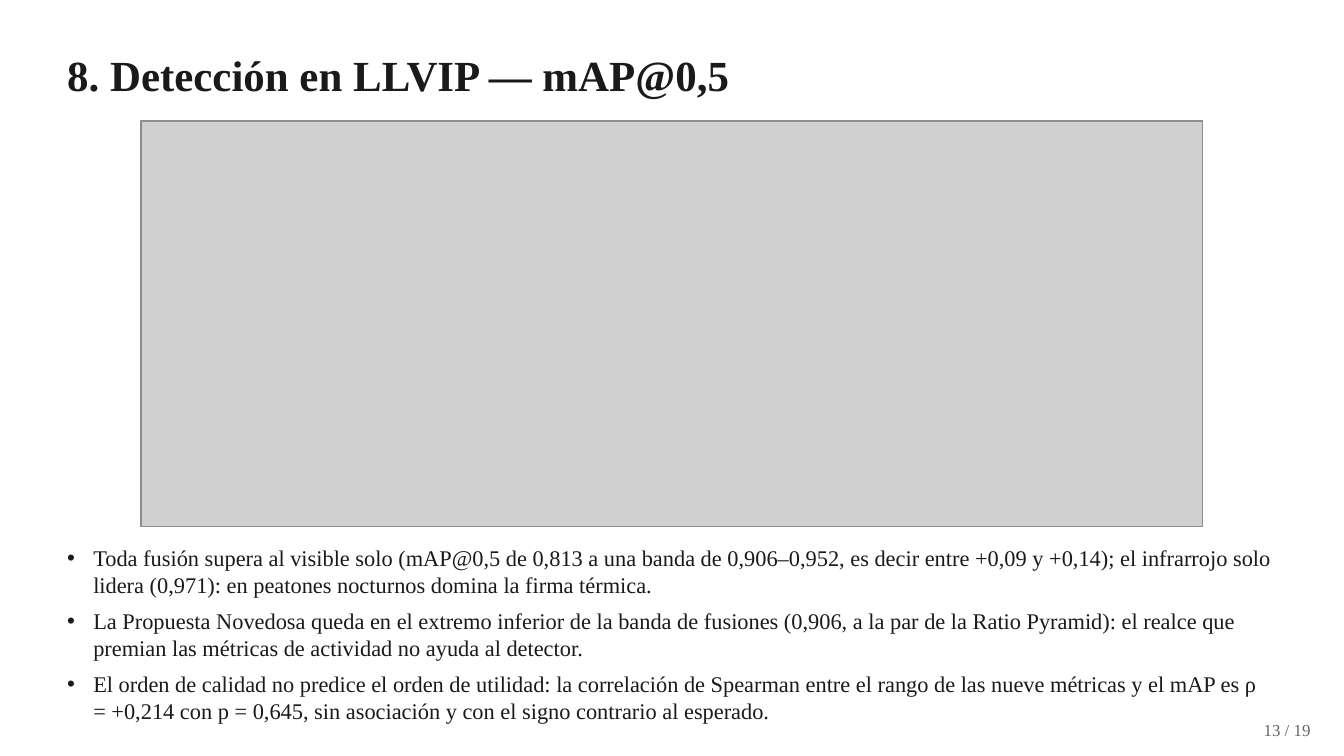
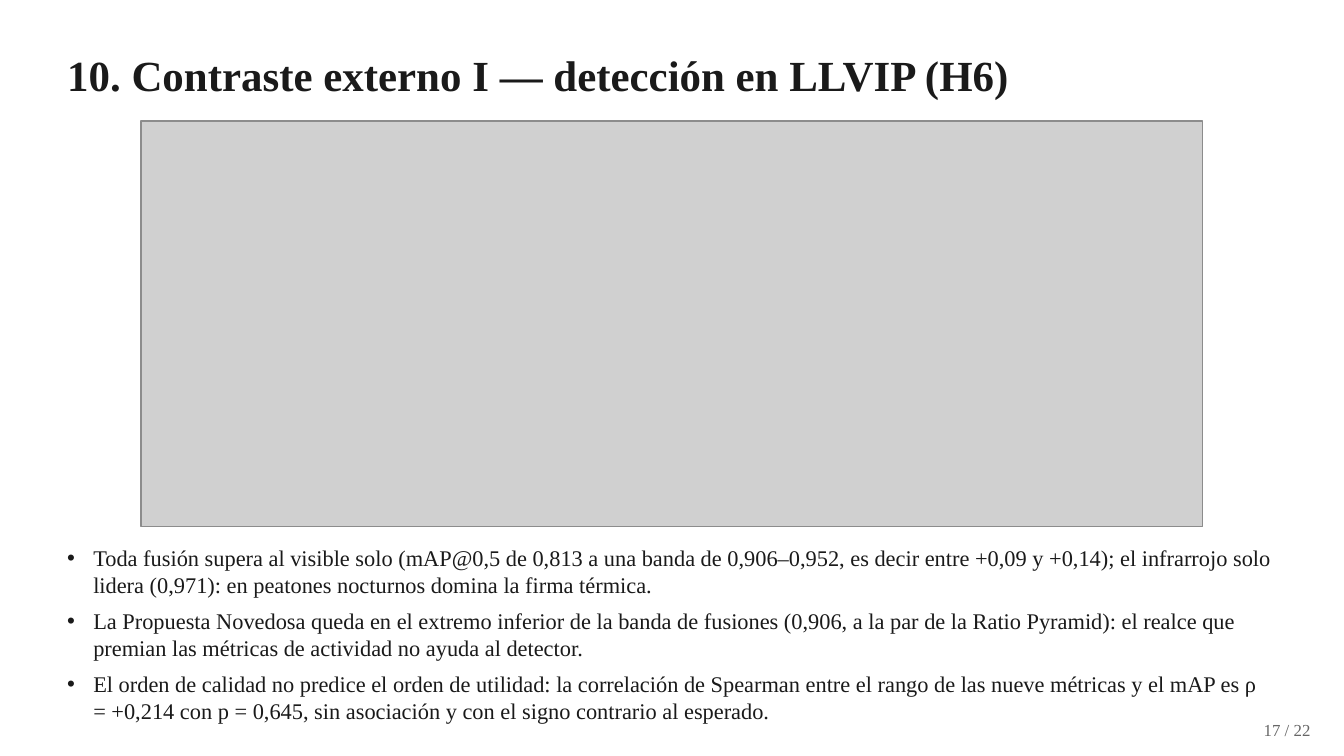
Before and after one commit to YanBajac/TFM_Fusion_Imagenes_Propuesta_Oficial, a slide deck: slide 17 of docs/Tesis_Defensa_Presentacion.pptx (slide 13 before the commit). Drawn at 1344x756 pixels with LibreOffice and Linux fonts; fonts in the diff are those of the drawing; grey boxes stand for pictures. Boxes give left, top, right and bottom in pixels: in the first picture for what was removed or moved away, otherwise in the second. Text is boxed around its words. In the diff, an @@ line names an element or a change of style, - is before the commit and + after.

```diff
--- a/docs/Tesis_Defensa_Presentacion.pptx
+++ b/docs/Tesis_Defensa_Presentacion.pptx
@@ text at (67, 61, 1008, 100): text changed @@
-8. Detección en LLVIP — mAP@0,5
+10. Contraste externo I — detección en LLVIP (H6)
@@ text at (1264, 725, 1311, 736): text changed @@
-13 / 19
+17 / 22
```
Also in this commit, not shown: 15 other slides changed, 5 slides added, 1 slide removed, 3 other files.
